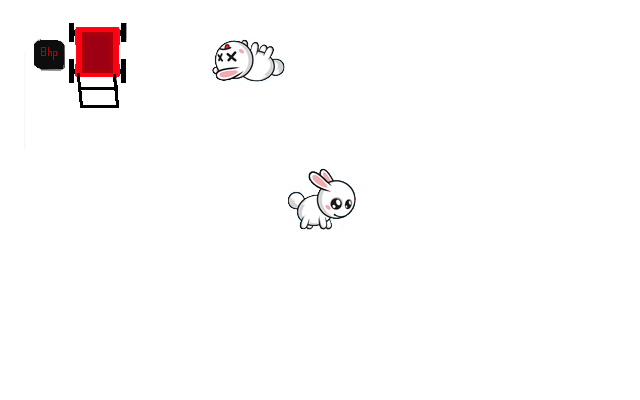
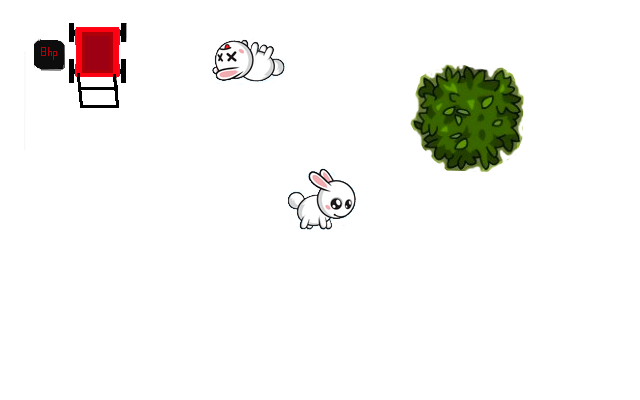
Before/after of a 640 x 400 layered artwork. What changed in the layer stack:
added layer "Pasted Layer" above "Layer3" over [410, 64, 524, 172]
